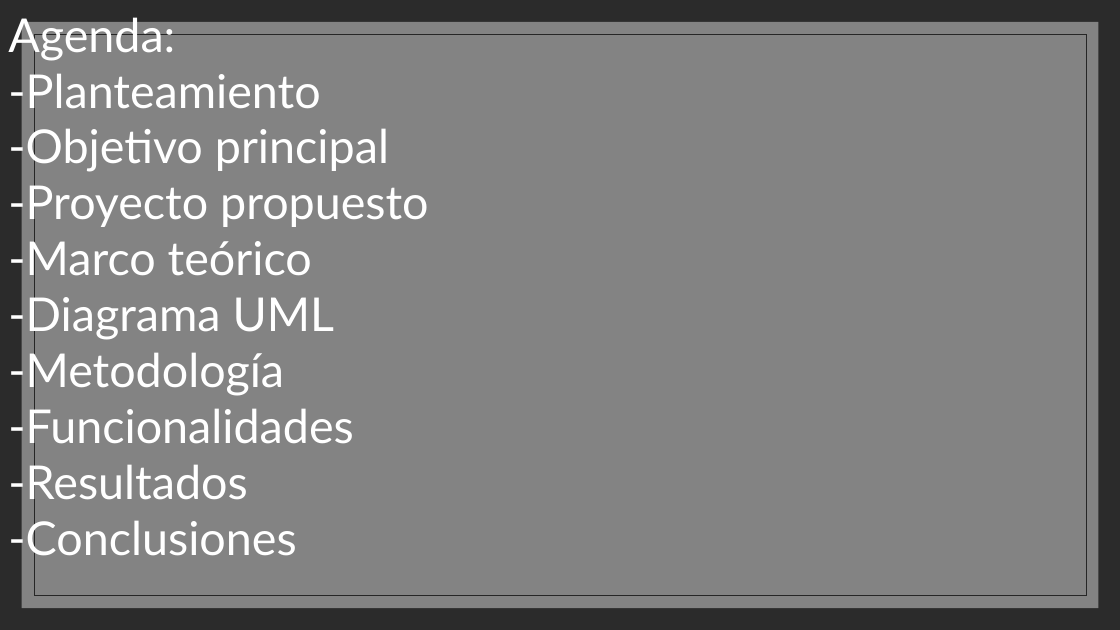
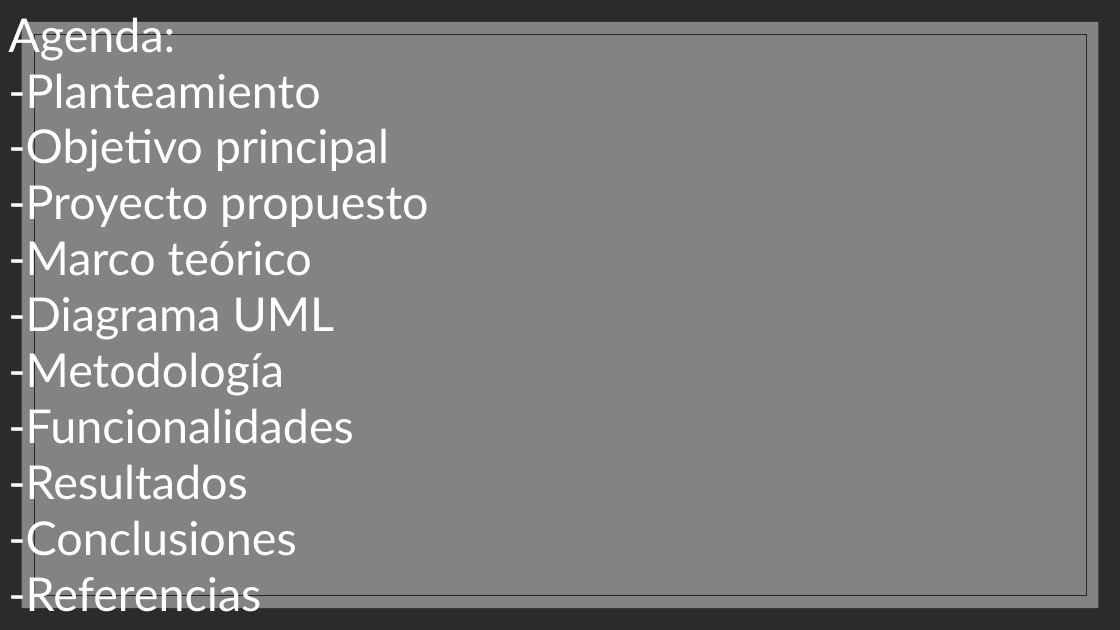
Before and after one commit to SIRVALICIO/TrabajoDeProgramacion, a slide deck: slide 2 of ptimera wpf/Proyecto de semestre.pptx. Drawn at 1120x630 pixels with LibreOffice and Linux fonts; fonts in the diff are those of the drawing; background and template pictures are left out; a plain dark background stands for a picture behind light text. Boxes give left, top, right and bottom in pixels: in the first picture for what was removed or moved away, otherwise in the second. Text is boxed around its words. In the diff, an @@ line names an element or a change of style, - is before the commit and + after.

```diff
--- a/ptimera wpf/Proyecto de semestre.pptx
+++ b/ptimera wpf/Proyecto de semestre.pptx
@@ text at (8, 571, 261, 621): paragraph added @@
+-Referencias
```
Also in this commit, not shown: 1 other slide changed, 1 slide added, 19 other files.
